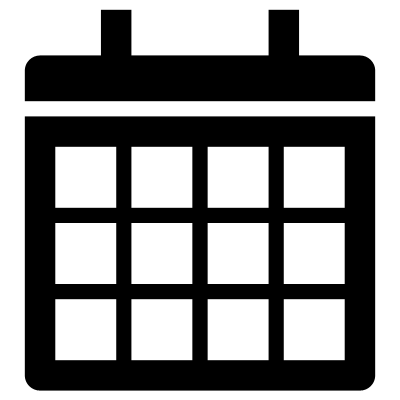
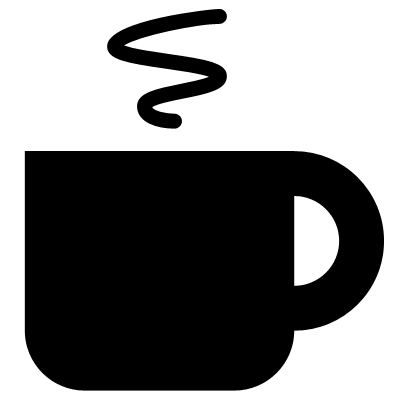
Layered file, before and after one edit (400px x 400px). Changes by layer:
added layer "Shape 4" above "Shape 2" over [24, 9, 385, 391]
hid "Shape 2" over [24, 9, 376, 391]
